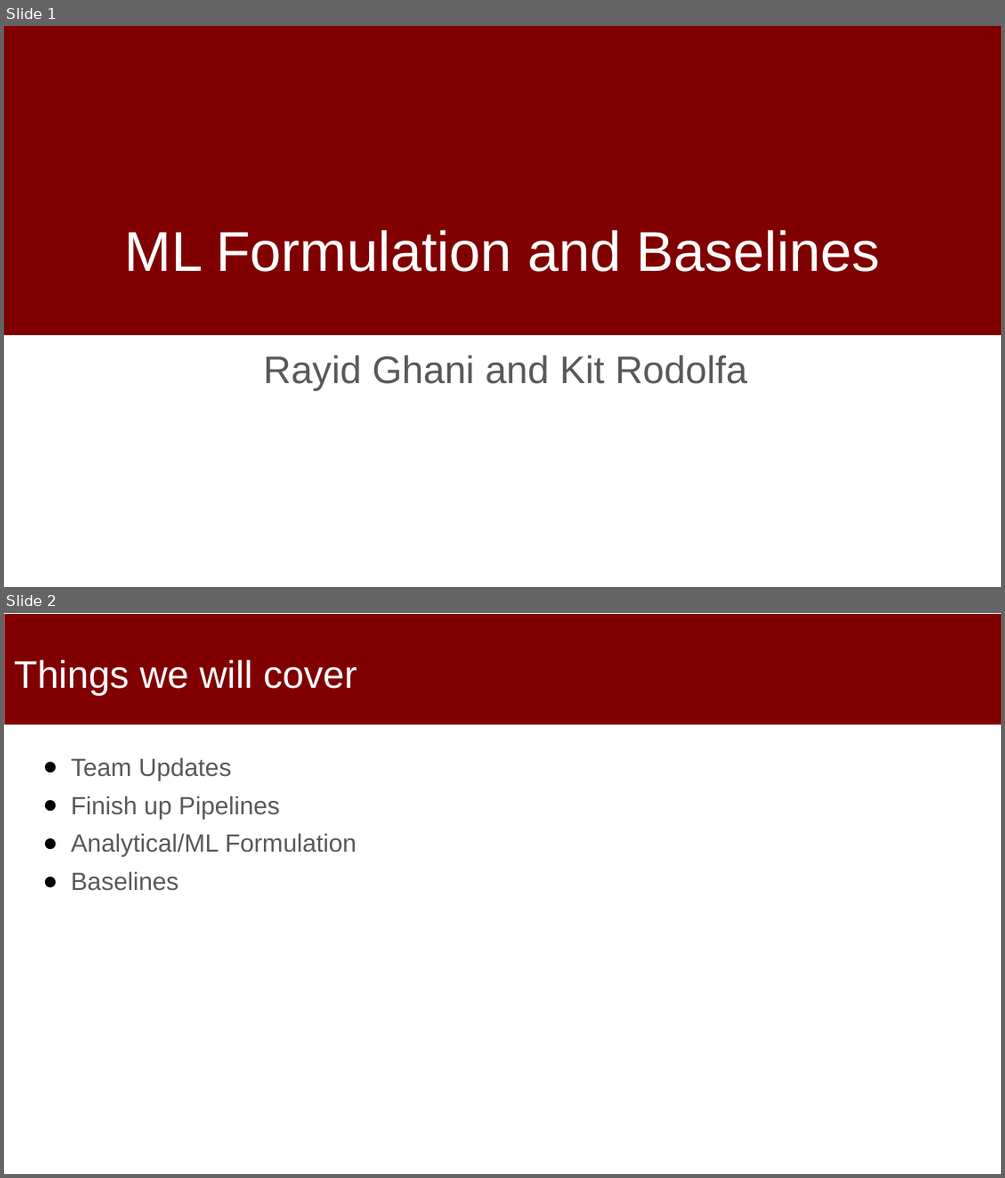
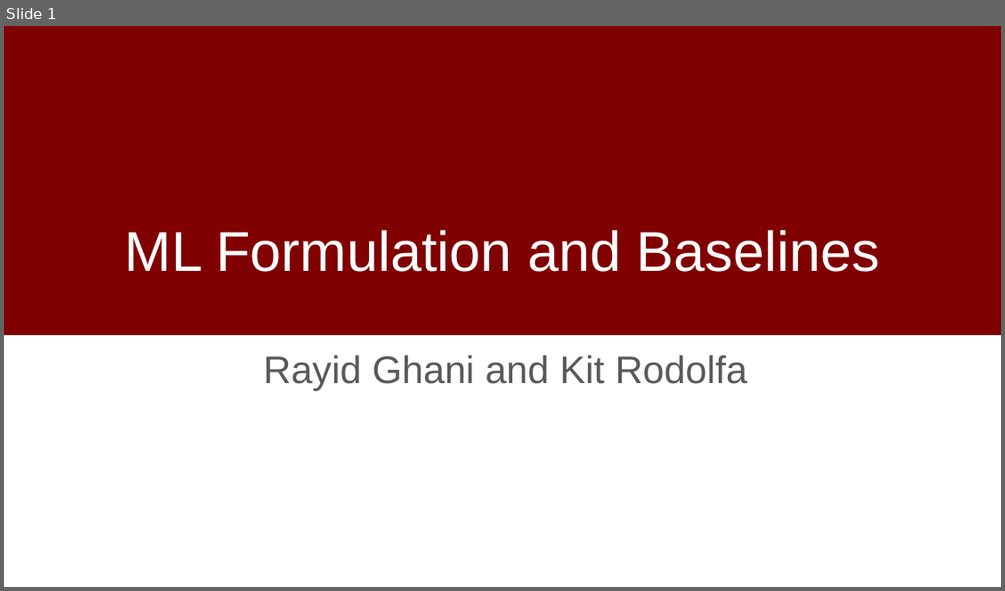
Before and after one commit to dssg/mlforpublicpolicylab, a slide deck: 03 - Data Exploration, Analytical Formulation, and Baselines/formulation-and-baselines.pptx. Shown one above the other, each under a label of ours: slides 1 and 2 before the commit, slide 1 after it. The pictures are 1005x1178 and 1005x591 pixels, drawn with LibreOffice and Linux fonts; fonts in the diff are those of the drawing; background and template pictures are left out. Boxes give left, top, right and bottom in pixels: in the first picture for what was removed or moved away, otherwise in the second. Text is boxed around its words. In the diff, an @@ line names an element or a change of style, - is before the commit and + after.

Commit message:
first pass and forumation and baseline slides

```diff
--- a/03 - Data Exploration, Analytical Formulation, and Baselines/formulation-and-baselines.pptx
+++ b/03 - Data Exploration, Analytical Formulation, and Baselines/formulation-and-baselines.pptx
@@ slide 2 removed at [4, 613, 1001, 1174], background #FFFFFF @@
@@ rectangle removed at [5, 614, 1001, 724] @@
@@ title removed at [14, 659, 356, 695] @@
-Things we will cover
@@ text removed at [71, 757, 356, 891] @@
-● Team Updates
-● Finish up Pipelines
-● Analytical/ML Formulation
-● Baselines
```
Also in this commit, not shown: 3 slides changed, 6 slides added, 1 other slide removed.
